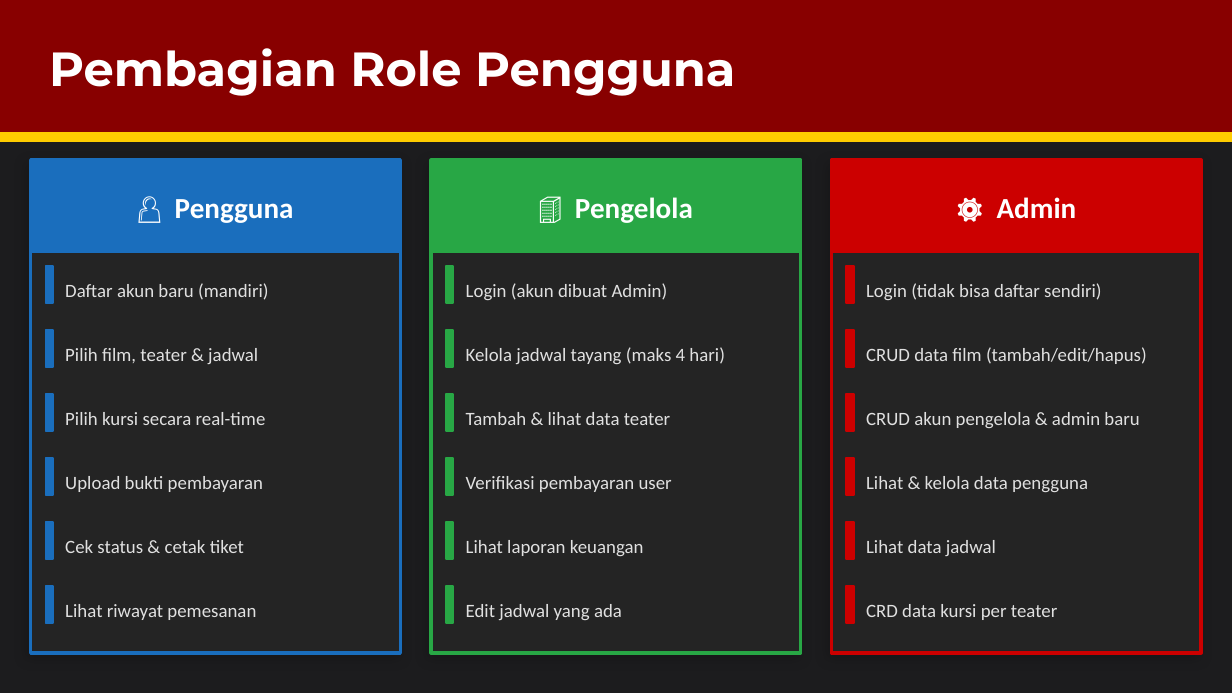
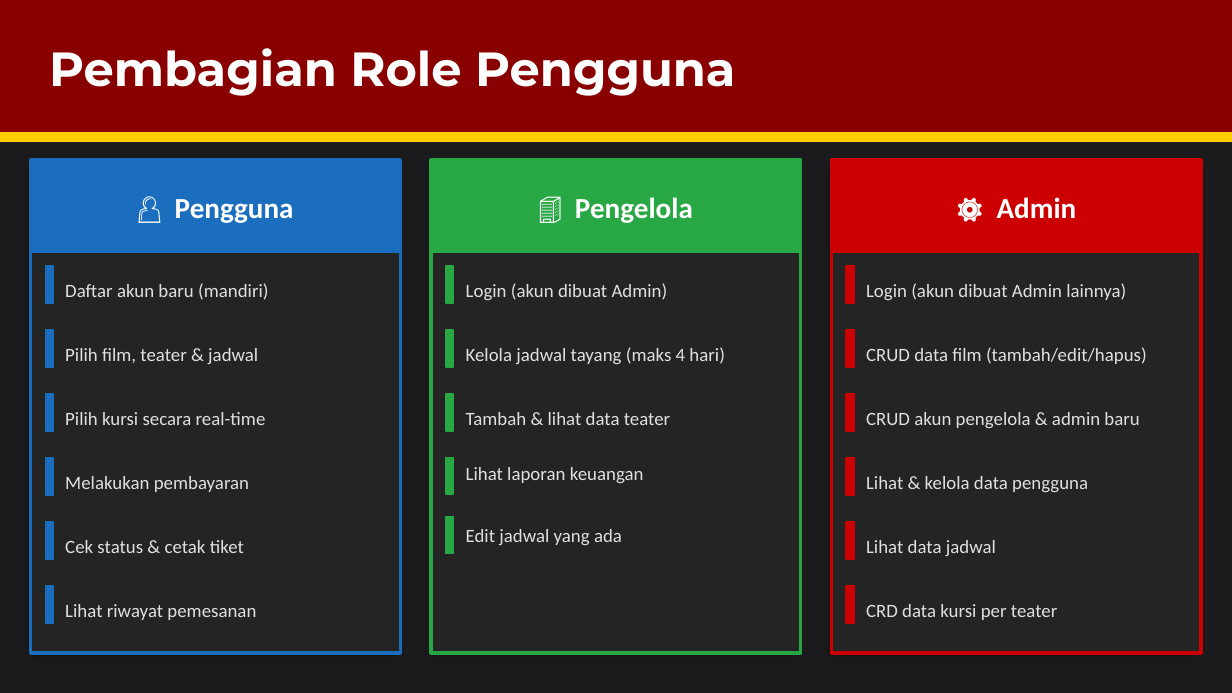
Before and after one commit to risschoo/Pemesanan_Tiket_Bioskop_online, a slide deck: slide 3 of TA_PemesananTiketBioskop_Faris_Presentasi.pptx. Drawn at 1232x693 pixels with LibreOffice and Linux fonts; fonts in the diff are those of the drawing. Boxes give left, top, right and bottom in pixels: in the first picture for what was removed or moved away, otherwise in the second. Text is boxed around its words. In the diff, an @@ line names an element or a change of style, - is before the commit and + after.

```diff
--- a/TA_PemesananTiketBioskop_Faris_Presentasi.pptx
+++ b/TA_PemesananTiketBioskop_Faris_Presentasi.pptx
@@ text at box(866, 283, 1126, 300): text changed @@
-Login (tidak bisa daftar sendiri)
+Login (akun dibuat Admin lainnya)
@@ text "Lihat laporan keuangan": place and size @@
-text "Lihat laporan keuangan" at box(466, 540, 644, 556)
+text "Lihat laporan keuangan" at box(466, 467, 644, 483)
@@ text at box(65, 476, 249, 492): text changed @@
-Upload bukti pembayaran
+Melakukan pembayaran
@@ rectangle: place and size @@
-rectangle at box(446, 522, 453, 559)
+rectangle at box(446, 457, 453, 494)
@@ text removed at box(466, 476, 672, 492) @@
-Verifikasi pembayaran user
@@ rectangle: place and size @@
-rectangle at box(446, 586, 453, 623)
+rectangle at box(446, 516, 453, 553)
@@ text "Edit jadwal yang ada": place and size @@
-text "Edit jadwal yang ada" at box(466, 604, 622, 620)
+text "Edit jadwal yang ada" at box(466, 529, 622, 545)
```
Also in this commit, not shown: 2 other slides changed, 16 other files.
